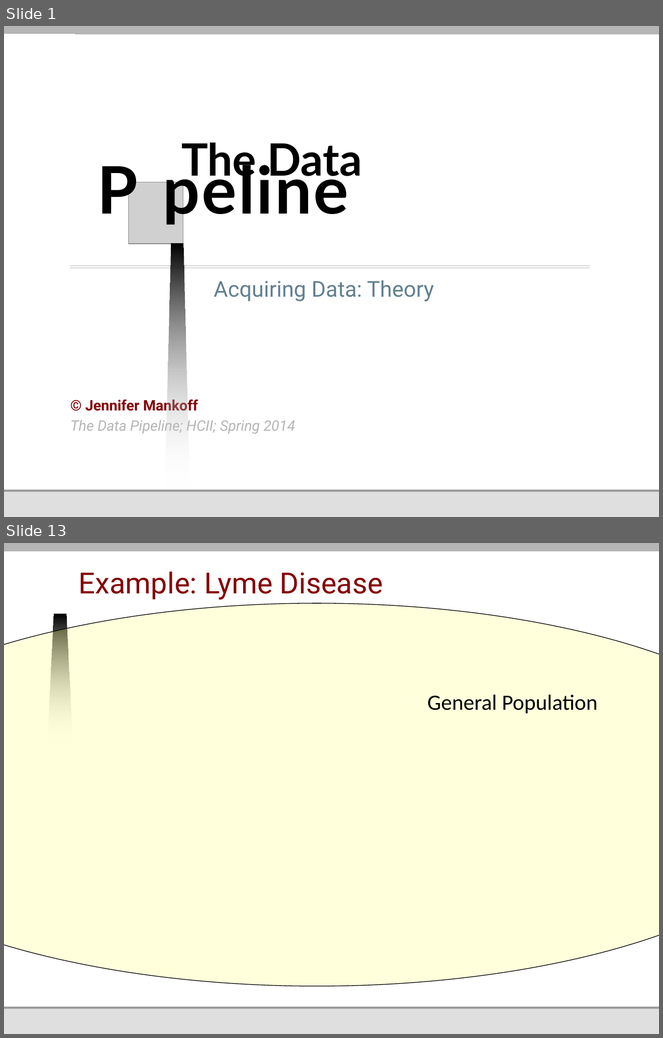
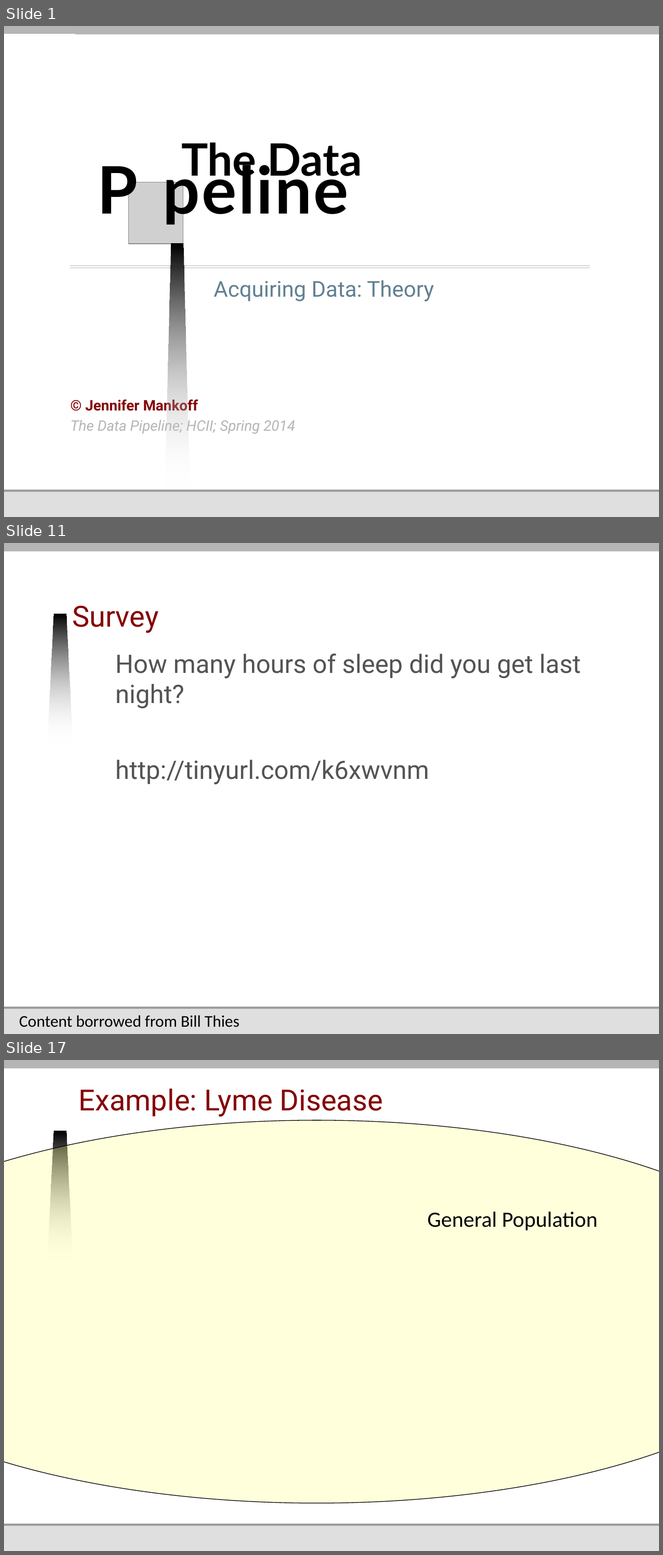
Before and after one commit to jmankoff/data, a slide deck: Lectures/4 Acquiring.pptx. Shown one above the other, each under a label of ours: slides 1 and 13 before the commit, slides 1, 11 and 17 after it; the slides between them are not shown. The pictures are 663x1038 and 663x1555 pixels, drawn with LibreOffice and Linux fonts; fonts in the diff are those of the drawing; grey boxes stand for pictures; background and template pictures are left out. Boxes give left, top, right and bottom in pixels: in the first picture for what was removed or moved away, otherwise in the second. Text is boxed around its words. In the diff, an @@ line names an element or a change of style, - is before the commit and + after.

Commit message:
Small update

```diff
--- a/Lectures/4 Acquiring.pptx
+++ b/Lectures/4 Acquiring.pptx
@@ slide 11 added at bbox=[4, 543, 659, 1034], background #FFFFFF; not listed: 6 template elements that a slide beside it also shows @@
@@ title added at bbox=[72, 605, 158, 633], 32 pt, text #850205 @@
+Survey
@@ text added at bbox=[115, 653, 581, 785], 28 pt, text #535353 @@
+How many hours of sleep did you get last night?
+http://tinyurl.com/k6xwvnm
@@ text added at bbox=[19, 1016, 240, 1028], 18 pt, text #000000 @@
+Content borrowed from Bill Thies
@@ what was slide 13 is now slide 17 @@
```
Also in this commit, not shown: 19 slides changed, 3 other slides added.
